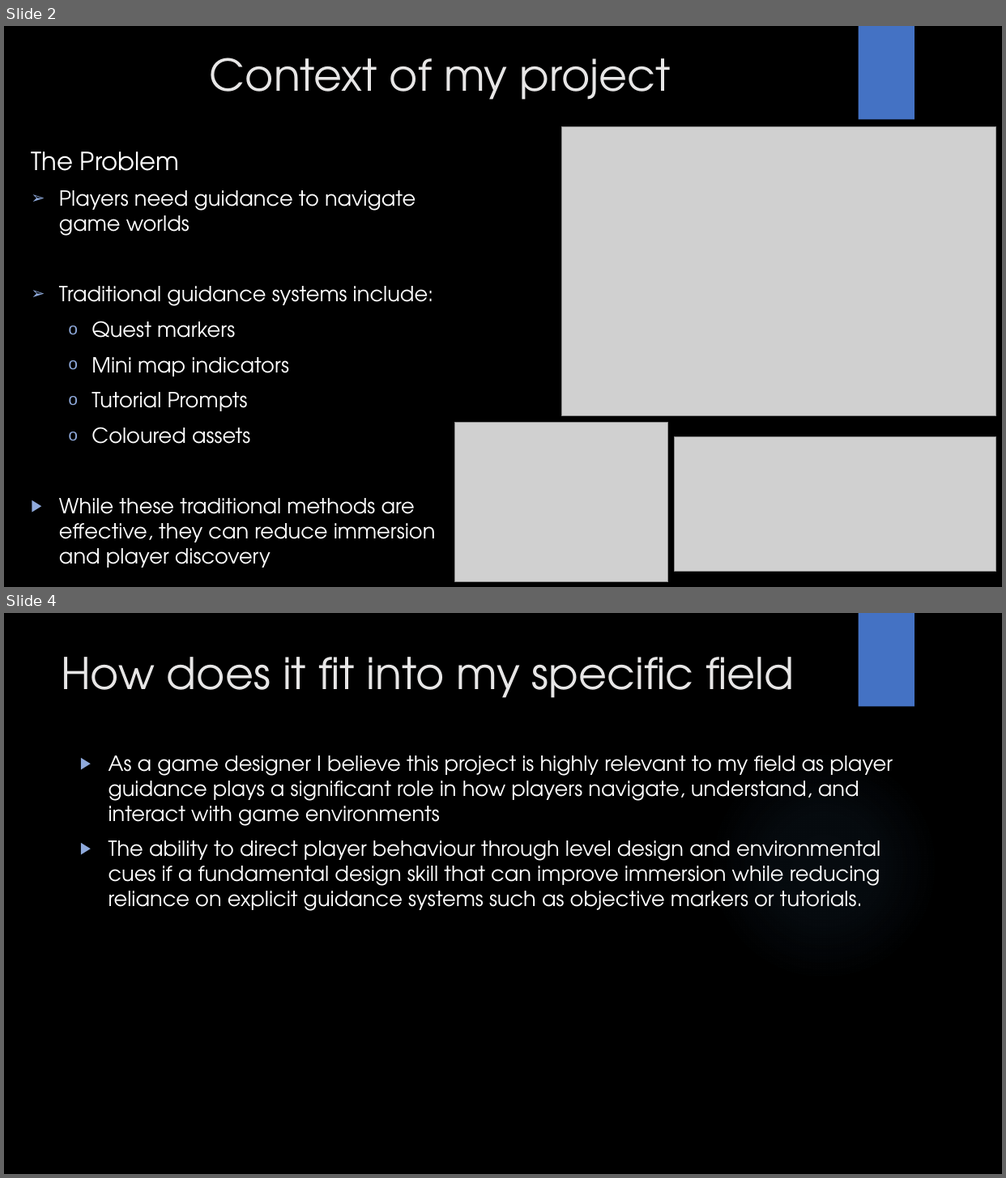
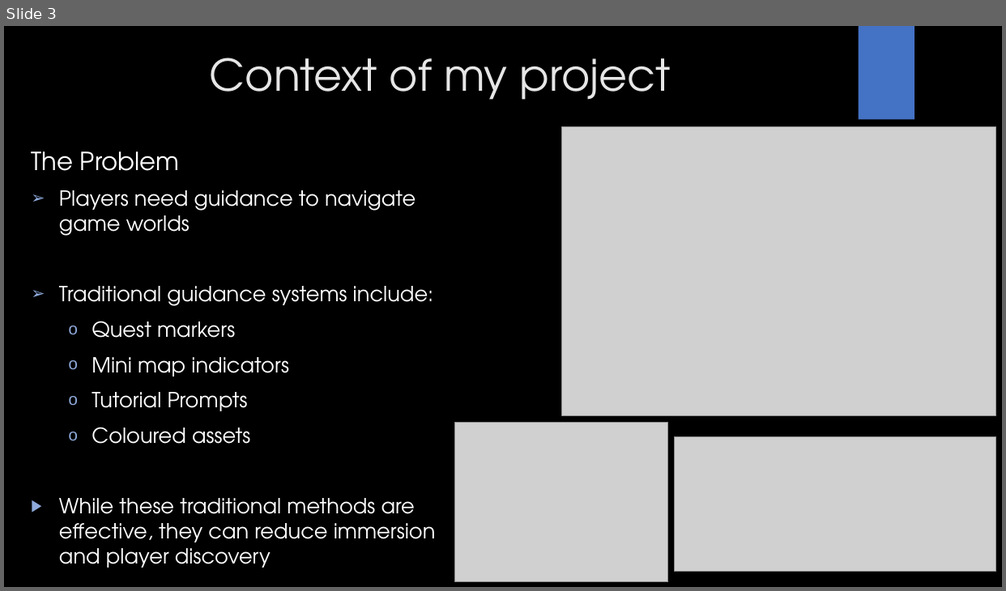
Before and after one commit to Mdot5596/MA-Dissertation, a slide deck: Project Proposal/GAM708 Proposal Presentation.pptx. Shown one above the other, each under a label of ours: slides 2 and 4 before the commit, slide 3 after it; the slides between them are not shown. The pictures are 1006x1178 and 1006x591 pixels, drawn with LibreOffice and Linux fonts; fonts in the diff are those of the drawing; grey boxes stand for pictures; background and template pictures are left out. Boxes give left, top, right and bottom in pixels: in the first picture for what was removed or moved away, otherwise in the second. Text is boxed around its words. In the diff, an @@ line names an element or a change of style, - is before the commit and + after.

```diff
--- a/Project Proposal/GAM708 Proposal Presentation.pptx
+++ b/Project Proposal/GAM708 Proposal Presentation.pptx
@@ slide 4 removed at <box>4,613,1002,1174</box>, background picture (left out); not listed: 1 template element that a slide beside it also shows @@
@@ title removed at <box>61,657,794,698</box> @@
-How does it fit into my specific field
@@ text removed at <box>108,756,893,911</box> @@
-▶ As a game designer I believe this project is highly relevant to my field as player guidance plays a significant role in how players navigate, understand, and interact with game environments
-▶ The ability to direct player behaviour through level design and environmental cues if a fundamental design skill that can improve immersion while reducing reliance on explicit guidance systems such as objective markers or tutorials.
@@ ellipse removed at <box>709,750,939,981</box> @@
@@ what was slide 2 is now slide 3 @@
```
Also in this commit, not shown: 2 slides changed, 5 slides added, 5 other slides removed, 2 other files.
